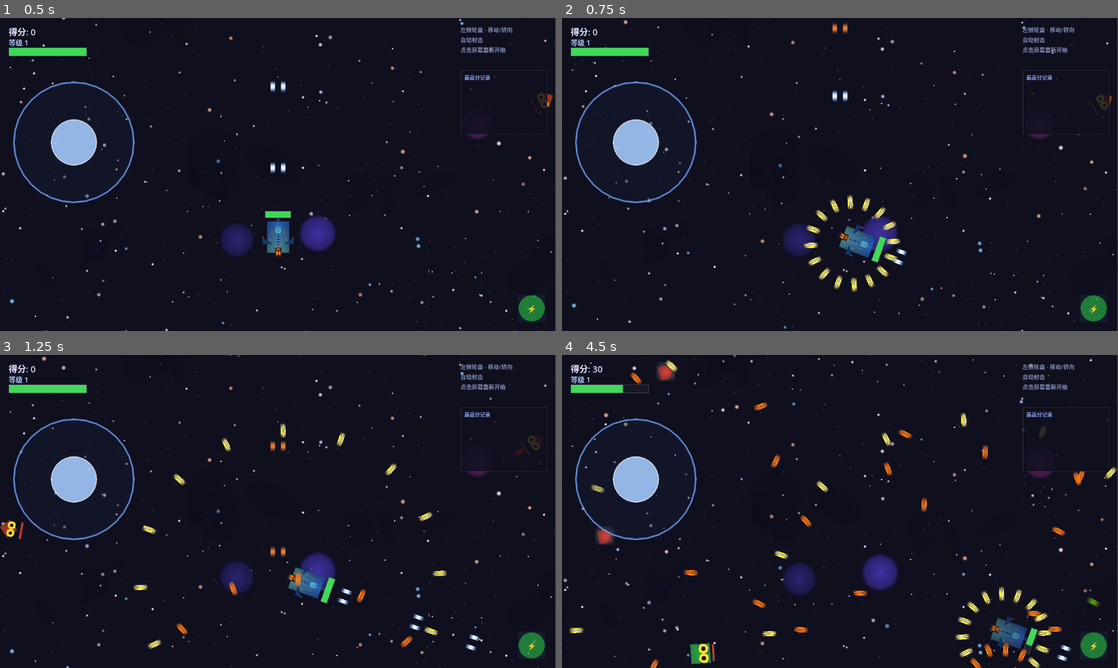
Above: before the commit, frames 1-4 (two rows, left to right).
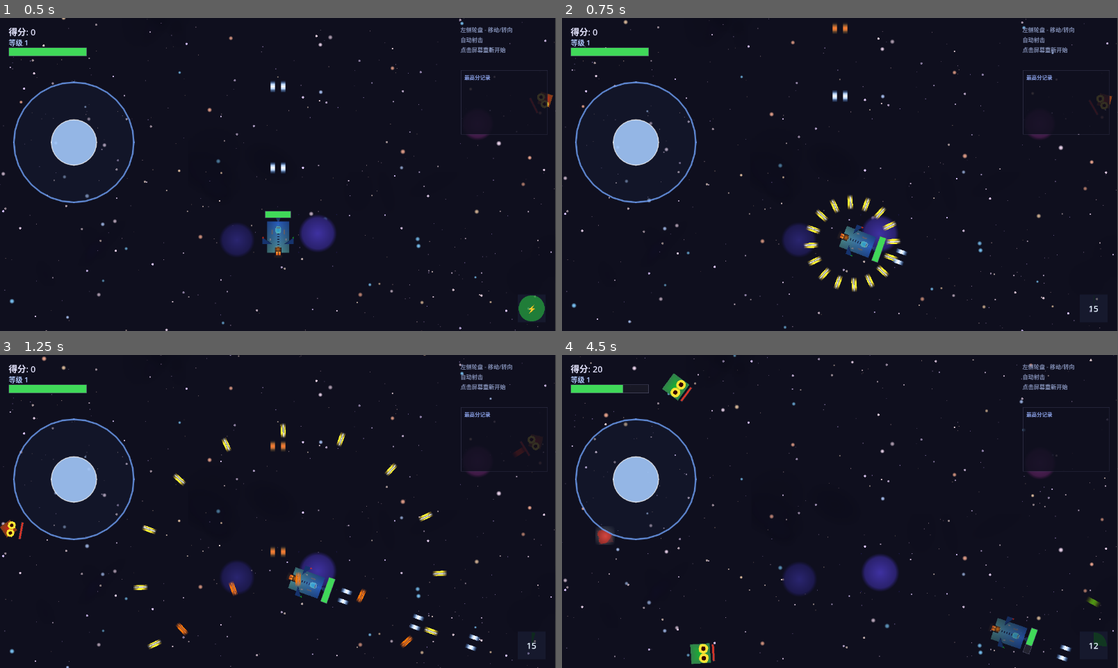
Above: after the commit, the same moments.

Repository: July-X/godot-game-one
Game: Godot game, scene res://scenes/main.tscn
Same seed, same stepped clock (60 frames per second), same inputs: the game is played once before the commit and once after it.
Inputs:
- Up to frame 1 (0.5 s): no input
- Up to frame 2 (0.75 s): click "⚡" at 0.5 s
- Up to frame 3 (1.25 s): no input
- Up to frame 4 (4.5 s): click "⚡" (after the commit: "15") at 1.25 s; click "⚡" (after the commit: "14") at 2 s; click "⚡" (after the commit: "13") at 2.75 s; click "⚡" (after the commit: "13") at 3.5 s; click "⚡" (after the commit: "12") at 4.25 s

Frame 1 is identical in both runs. In frame 2, 0.3% of the frame differs, in the area x 93-98%, y 88-97%; in frame 3, 0.3%; in frame 4, 2.5%, in the area x 1-100%, y 1-100%.

Commit message:
fix: 技能按钮点击不走use_skill导致无限点击无CD
- hud.gd: _on_skill_pressed改为调用GameState.use_skill()
  (之前仅手动检查cd>0但未设置冷却,导致无CD无限使用)

Diff:
--- a/scripts/hud.gd
+++ b/scripts/hud.gd
@@ -38,7 +38,7 @@
 	_update_skill_cooldown()
 
 func _on_skill_pressed() -> void:
-	if GameState.skill_cooldown > 0:
+	if not GameState.use_skill():
 		return
 	var player := get_tree().current_scene.find_child("Player", true, false)
 	if player and player.has_method("_fire_ring_shotgun"):
